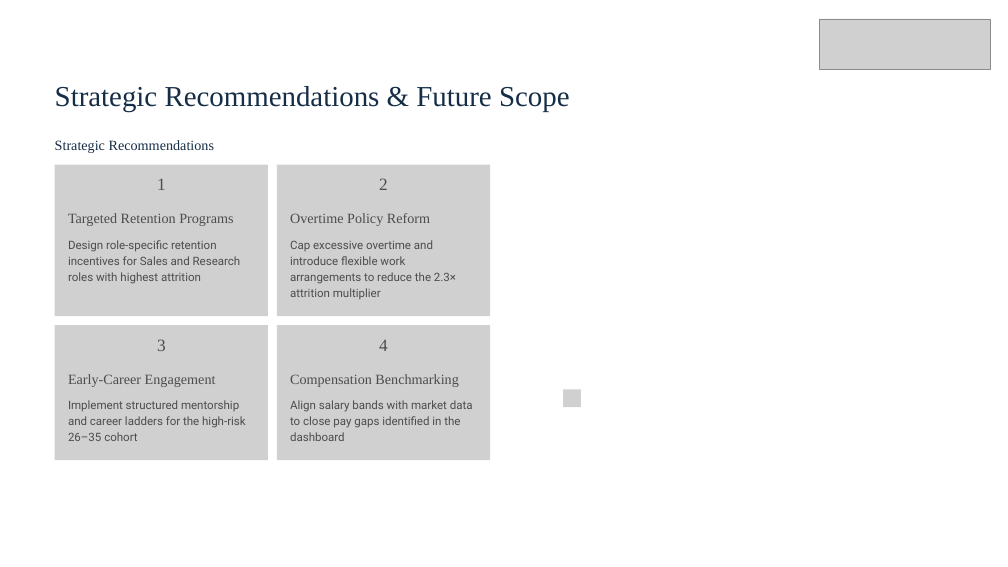
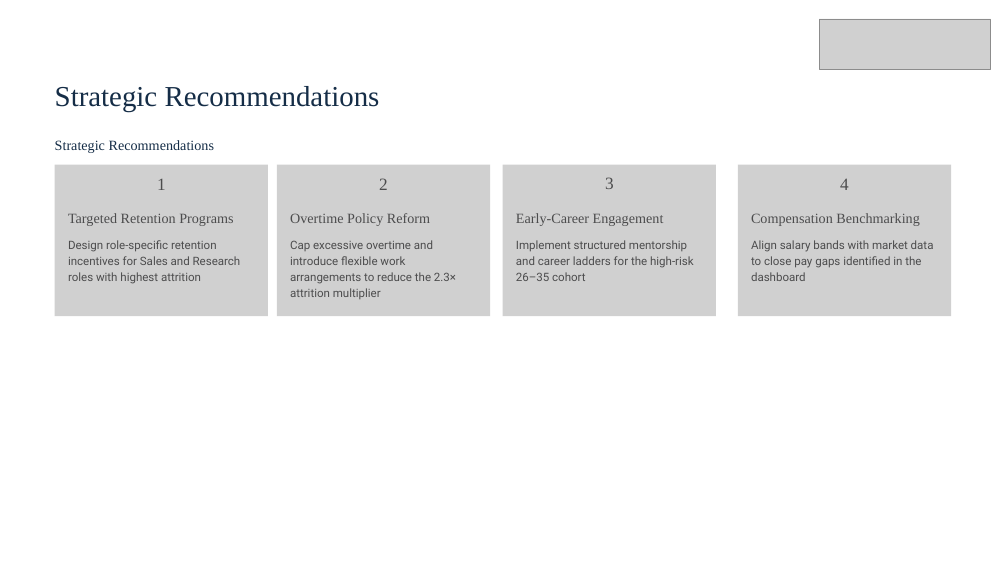
Before and after one commit to Ishan2025-new/Power-BI-Project----HR-Employee-Analytics-Dashboard, a slide deck: slide 12 of HR-Employee-Analytics-Dashboard.pptx. Drawn at 1008x567 pixels with LibreOffice and Linux fonts; fonts in the diff are those of the drawing; grey boxes stand for pictures. Boxes give left, top, right and bottom in pixels: in the first picture for what was removed or moved away, otherwise in the second. Text is boxed around its words. In the diff, an @@ line names an element or a change of style, - is before the commit and + after.

Commit message:
Update Commit

```diff
--- a/HR-Employee-Analytics-Dashboard.pptx
+++ b/HR-Employee-Analytics-Dashboard.pptx
@@ text at <box>55,86,380,112</box>: text changed @@
-Strategic Recommendations & Future Scope
+Strategic Recommendations
@@ picture added at <box>502,164,716,316</box> @@
@@ picture added at <box>738,164,951,316</box> @@
@@ 3 texts, 1 picture: place and size @@
-3 texts, 1 picture at <box>68,333,246,441</box>
+3 texts, 1 picture at <box>516,172,694,281</box>
@@ 3 texts, 1 picture: place and size @@
-3 texts, 1 picture at <box>290,333,473,441</box>
+3 texts, 1 picture at <box>751,173,934,281</box>
@@ picture removed at <box>55,325,268,460</box> @@
@@ picture removed at <box>277,325,490,460</box> @@
@@ picture removed at <box>563,390,581,407</box> @@
```
Also in this commit, not shown: 2 other slides changed.
